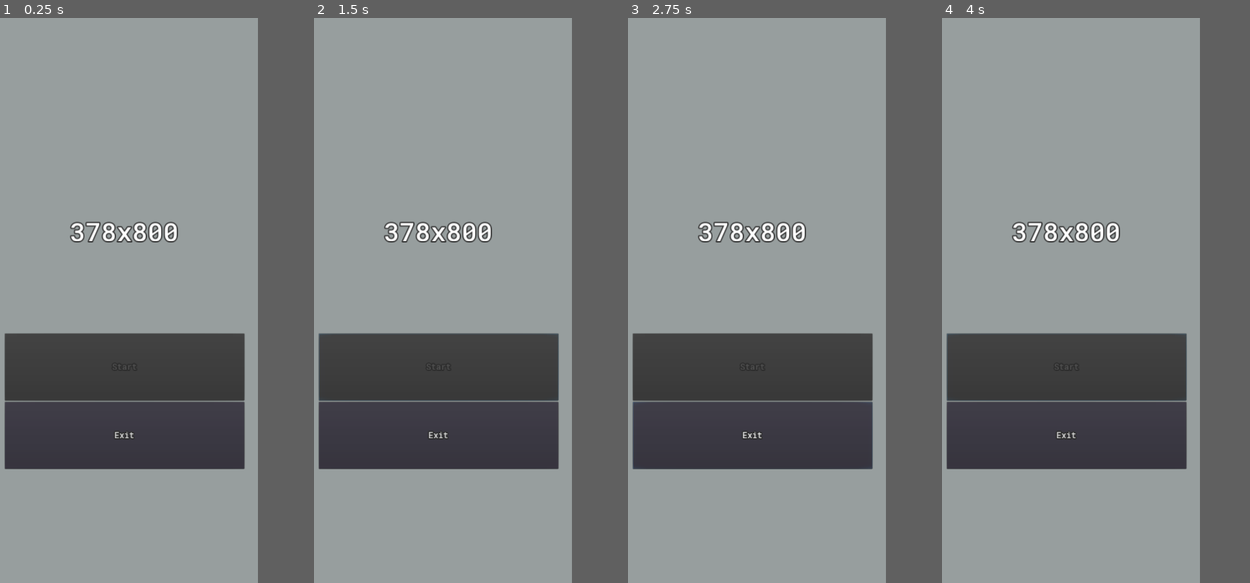
Above: before the commit, frames 1-4 (left to right).
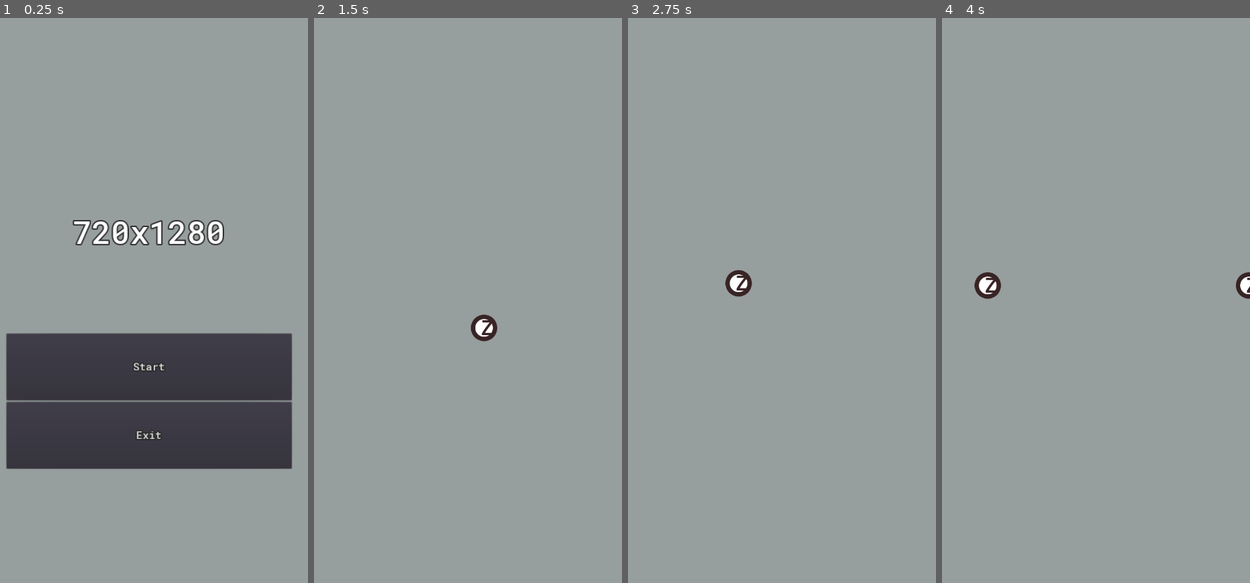
Above: after the commit, the same moments.

Repository: ikhtopod/dotzone-prototype
Game: Godot game, scene res://Maps/MainMenu.tscn
The game is run twice, just before and just after one commit, with the same random seed, the same clock (stepped at 60 frames per second) and the same inputs. Before the commit the project starts from res://Maps/Demo.tscn.
Inputs (mouse positions are in pixels of both pictures, inside the frame that each line leads up to):
- Up to frame 1 (0.25 s): no input
- Up to frame 2 (1.5 s): click (437, 368) at 0.5 s, where only the run after the commit has a clickable "Start"; tap Enter at 1.25 s; hold Right (ui_right) from 1.28 s (still down)
- Up to frame 3 (2.75 s): release Right (ui_right) at 2.03 s; hold Down (ui_down) from 2.03 s (still down)
- Up to frame 4 (4 s): release Down (ui_down) at 2.78 s; hold Right (ui_right) 2.78-3.53 s; hold Up (ui_up) from 3.53 s (still down)
In our replay, the window is 379x800 before the commit and 450x800 after it. These sizes can differ from the game's own. Grey fills any space a smaller window leaves; there, only what the larger window draws over its background counts as a difference.

The runs differ from the first frame. In frame 1, 5.8% of the frame differs, in the area x 1-95%, y 35-80%; in frame 2, 20%; in frame 3, 20%; in frame 4, 20%, in the area x 1-100%, y 36-80%.

Commit message:
added simple camera movement

Diff:
--- /dev/null
+++ b/Gameplay/Camera/MainCamera.gd
@@ -0,0 +1,5 @@
+extends Camera2D
+
+
+func _on_MainCameraTarget_moved() -> void:
+	position = $"../MainCameraTarget".position
--- /dev/null
+++ b/Gameplay/Camera/MainCameraTarget.gd
@@ -0,0 +1,33 @@
+extends Position2D
+
+
+signal moved
+
+
+const STEP: float = 200.0
+var stepOffset: float = 1.0
+
+onready var isMoved: bool = false
+
+
+func get_shift_position(delta: float) -> float:
+	return STEP * delta * stepOffset
+
+
+func _process(delta: float) -> void:
+	if Input.is_action_pressed("ui_right"):
+		position.x += get_shift_position(delta)
+		isMoved = true
+	if Input.is_action_pressed("ui_left"):
+		position.x -= get_shift_position(delta)
+		isMoved = true
+	if Input.is_action_pressed("ui_up"):
+		position.y -= get_shift_position(delta)
+		isMoved = true
+	if Input.is_action_pressed("ui_down"):
+		position.y += get_shift_position(delta)
+		isMoved = true
+
+	if isMoved:
+		emit_signal("moved")
+		isMoved = false
--- a/Maps/Demo.gd
+++ /dev/null
@@ -1,11 +0,0 @@
-extends Node2D
-
-
-func _ready() -> void:
-	var screenSize: Vector2 = get_viewport().size
-	var informationLabel: Node = $"CanvasLayer/VBoxContainer/HBoxContainer/VBoxContainer/InformationLabel" as Node
-	informationLabel.text = str(screenSize.x) + "x" + str(screenSize.y)
-
-
-func _on_ExitButton_pressed() -> void:
-	get_tree().quit()
--- /dev/null
+++ b/Maps/Game.gd
@@ -0,0 +1,5 @@
+extends Node2D
+
+
+func _ready() -> void:
+	pass
--- /dev/null
+++ b/Maps/Game.tscn
@@ -0,0 +1,36 @@
+[gd_scene load_steps=5 format=2]
+
+[ext_resource path="res://Maps/Game.gd" type="Script" id=1]
+[ext_resource path="res://Icon/icon.png" type="Texture" id=2]
+[ext_resource path="res://Gameplay/Camera/MainCamera.gd" type="Script" id=3]
+[ext_resource path="res://Gameplay/Camera/MainCameraTarget.gd" type="Script" id=4]
+
+[node name="Game" type="Node2D"]
+script = ExtResource( 1 )
+
+[node name="MainCameraTarget" type="Position2D" parent="."]
+script = ExtResource( 4 )
+
+[node name="MainCamera" type="Camera2D" parent="."]
+current = true
+smoothing_enabled = true
+script = ExtResource( 3 )
+
+[node name="Node2DTest" type="Node2D" parent="."]
+
+[node name="icon" type="Sprite" parent="Node2DTest"]
+position = Vector2( 60.9048, 62.1119 )
+texture = ExtResource( 2 )
+
+[node name="icon2" type="Sprite" parent="Node2DTest"]
+position = Vector2( 654.099, 62.1119 )
+texture = ExtResource( 2 )
+
+[node name="icon3" type="Sprite" parent="Node2DTest"]
+position = Vector2( 60.9048, 1218.02 )
+texture = ExtResource( 2 )
+
+[node name="icon4" type="Sprite" parent="Node2DTest"]
+position = Vector2( 654.099, 1218.02 )
+texture = ExtResource( 2 )
+[connection signal="moved" from="MainCameraTarget" to="MainCamera" method="_on_MainCameraTarget_moved"]
--- /dev/null
+++ b/Maps/MainMenu.gd
@@ -0,0 +1,25 @@
+extends Node2D
+
+
+onready var gameScene: PackedScene = preload("res://Maps/Game.tscn")
+
+func _ready() -> void:
+	var screenSize: Vector2 = get_viewport_rect().size
+	var informationLabel: Node = $"CanvasLayer/VBoxContainer/HBoxContainer/VBoxContainer/InformationLabel" as Node
+	informationLabel.text = str(screenSize.x) + "x" + str(screenSize.y)
+
+
+func _on_ExitButton_pressed() -> void:
+	for scene in get_children():
+		scene.queue_free()
+
+	yield(get_tree().create_timer(1.0, false), "timeout")
+
+	get_tree().quit()
+
+
+func _on_StartButton_pressed() -> void:
+	var res := get_tree().change_scene_to(gameScene)
+
+	if res != OK:
+		printerr("Cannot change scene")
--- a/Maps/Demo.tscn
+++ b/Maps/MainMenu.tscn
@@ -1,18 +1,18 @@
 [gd_scene load_steps=5 format=2]
 
 [ext_resource path="res://UI/Default/default_theme.tres" type="Theme" id=1]
-[ext_resource path="res://Maps/Demo.gd" type="Script" id=2]
-[ext_resource path="res://Font/RobotoMono-Medium.ttf" type="DynamicFontData" id=3]
+[ext_resource path="res://Font/RobotoMono-Medium.ttf" type="DynamicFontData" id=2]
+[ext_resource path="res://Maps/MainMenu.gd" type="Script" id=3]
 
 [sub_resource type="DynamicFont" id=1]
 size = 72
 outline_size = 3
 outline_color = Color( 0.176471, 0.176471, 0.176471, 1 )
 use_filter = true
-font_data = ExtResource( 3 )
+font_data = ExtResource( 2 )
 
-[node name="Demo" type="Node2D"]
-script = ExtResource( 2 )
+[node name="MainMenu" type="Node2D"]
+script = ExtResource( 3 )
 
 [node name="CanvasLayer" type="CanvasLayer" parent="."]
 
@@ -26,28 +26,28 @@
 
 [node name="MarginContainer" type="MarginContainer" parent="CanvasLayer/VBoxContainer"]
 margin_right = 720.0
-margin_bottom = 302.0
+margin_bottom = 254.0
 size_flags_horizontal = 3
 size_flags_vertical = 3
 
 [node name="HBoxContainer" type="HBoxContainer" parent="CanvasLayer/VBoxContainer"]
-margin_top = 306.0
+margin_top = 258.0
 margin_right = 720.0
-margin_bottom = 1213.0
+margin_bottom = 1021.0
 size_flags_horizontal = 3
 size_flags_vertical = 3
 size_flags_stretch_ratio = 3.0
 
 [node name="MarginContainer4" type="MarginContainer" parent="CanvasLayer/VBoxContainer/HBoxContainer"]
 margin_right = 32.0
-margin_bottom = 907.0
+margin_bottom = 763.0
 size_flags_horizontal = 3
 size_flags_vertical = 3
 
 [node name="VBoxContainer" type="VBoxContainer" parent="CanvasLayer/VBoxContainer/HBoxContainer"]
 margin_left = 36.0
 margin_right = 683.0
-margin_bottom = 907.0
+margin_bottom = 763.0
 size_flags_horizontal = 3
 size_flags_vertical = 3
 size_flags_stretch_ratio = 20.0
@@ -55,9 +55,9 @@
 
 [node name="InformationLabel" type="Label" parent="CanvasLayer/VBoxContainer/HBoxContainer/VBoxContainer"]
 margin_left = 130.0
-margin_top = 221.0
+margin_top = 178.0
 margin_right = 517.0
-margin_bottom = 317.0
+margin_bottom = 274.0
 size_flags_horizontal = 6
 size_flags_vertical = 6
 size_flags_stretch_ratio = 3.0
@@ -67,18 +67,17 @@
 valign = 1
 
 [node name="StartButton" type="Button" parent="CanvasLayer/VBoxContainer/HBoxContainer/VBoxContainer"]
-margin_top = 543.0
+margin_top = 457.0
 margin_right = 647.0
-margin_bottom = 723.0
+margin_bottom = 608.0
 size_flags_horizontal = 3
 size_flags_vertical = 3
-disabled = true
 text = "START"
 
 [node name="ExitButton" type="Button" parent="CanvasLayer/VBoxContainer/HBoxContainer/VBoxContainer"]
-margin_top = 727.0
+margin_top = 612.0
 margin_right = 647.0
-margin_bottom = 907.0
+margin_bottom = 763.0
 size_flags_horizontal = 3
 size_flags_vertical = 3
 text = "EXIT"
@@ -86,14 +85,15 @@
 [node name="MarginContainer3" type="MarginContainer" parent="CanvasLayer/VBoxContainer/HBoxContainer"]
 margin_left = 687.0
 margin_right = 720.0
-margin_bottom = 907.0
+margin_bottom = 763.0
 size_flags_horizontal = 3
 size_flags_vertical = 3
 
 [node name="MarginContainer2" type="MarginContainer" parent="CanvasLayer/VBoxContainer"]
-margin_top = 1217.0
+margin_top = 1025.0
 margin_right = 720.0
-margin_bottom = 1520.0
+margin_bottom = 1280.0
 size_flags_horizontal = 3
 size_flags_vertical = 3
+[connection signal="pressed" from="CanvasLayer/VBoxContainer/HBoxContainer/VBoxContainer/StartButton" to="." method="_on_StartButton_pressed"]
 [connection signal="pressed" from="CanvasLayer/VBoxContainer/HBoxContainer/VBoxContainer/ExitButton" to="." method="_on_ExitButton_pressed"]
--- a/project.godot
+++ b/project.godot
@@ -16,7 +16,7 @@
 [application]
 
 config/name="Dot Zone"
-run/main_scene="res://Maps/Demo.tscn"
+run/main_scene="res://Maps/MainMenu.tscn"
 config/use_custom_user_dir=true
 config/custom_user_dir_name="dotzone"
 config/icon="res://Icon/icon.png"
@@ -24,7 +24,7 @@
 [display]
 
 window/size/width=720
-window/size/height=1520
+window/size/height=1280
 window/size/fullscreen=true
 window/handheld/orientation="sensor_portrait"
 window/stretch/mode="2d"
